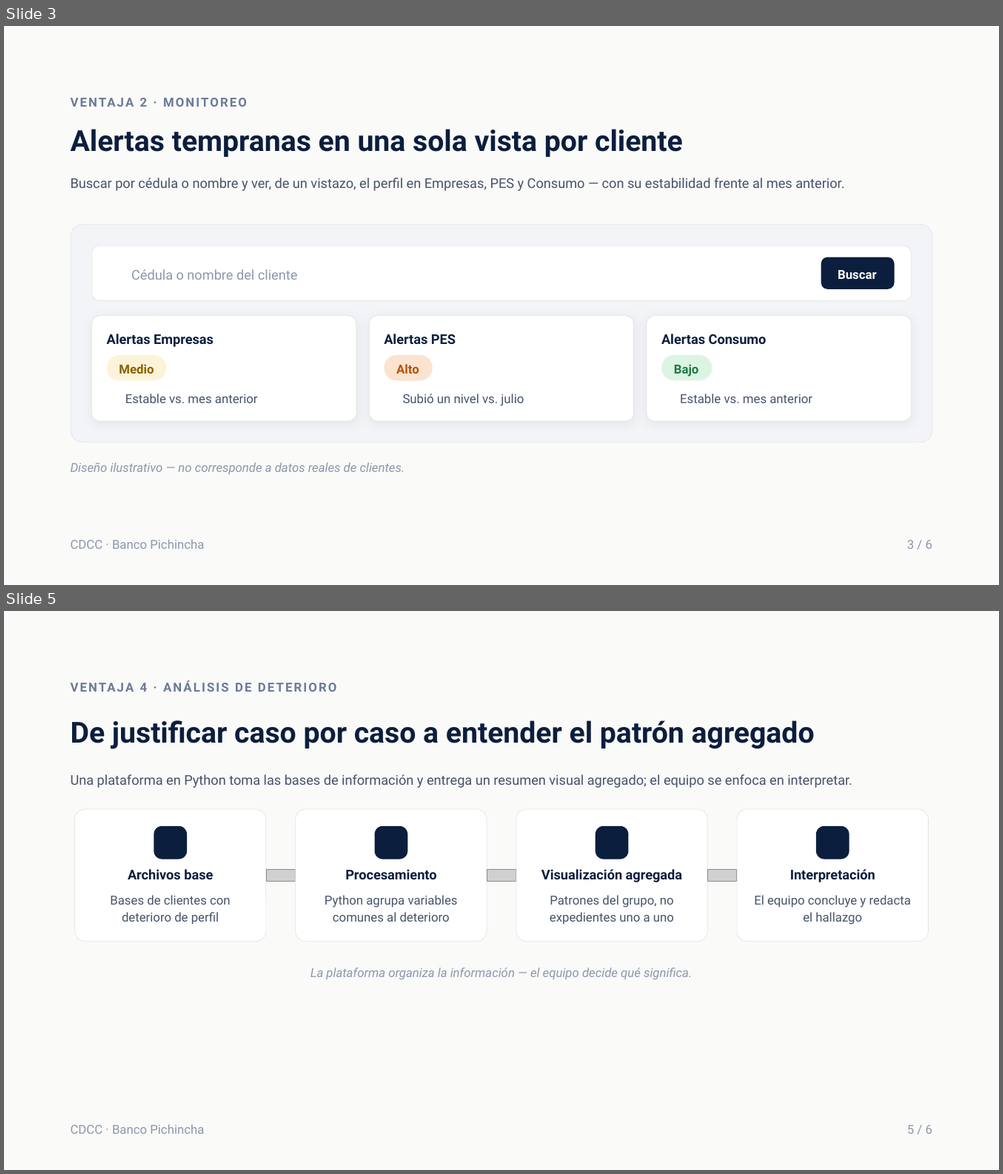
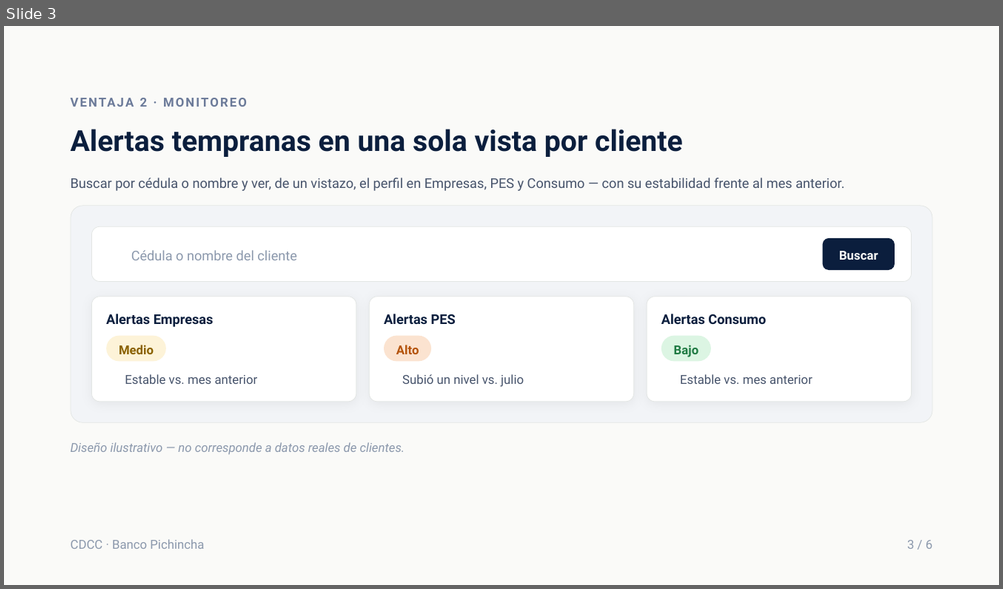
Before and after one commit to cdcarrion/cut_alrt_cons, a slide deck: IA en Nuestros Procesos — CDCC.pptx. Shown one above the other, each under a label of ours: slides 3 and 5 before the commit, slide 3 after it; the slides between them are not shown. The pictures are 1003x1174 and 1003x589 pixels, drawn with LibreOffice and Linux fonts; fonts in the diff are those of the drawing; grey boxes stand for pictures; background and template pictures are left out. Boxes give left, top, right and bottom in pixels: in the first picture for what was removed or moved away, otherwise in the second. Text is boxed around its words. In the diff, an @@ line names an element or a change of style, - is before the commit and + after.

```diff
--- a/IA en Nuestros Procesos — CDCC.pptx
+++ b/IA en Nuestros Procesos — CDCC.pptx
@@ slide 5 removed at (x1=4, y1=611, x2=999, y2=1170), background #FAFAF8 @@
@@ text removed at (x1=71, y1=683, x2=148, y2=743) @@
-VENTAJA 4 · ANÁLISIS DE DETERIORO
@@ text removed at (x1=112, y1=721, x2=814, y2=749) @@
-De justificar caso por caso a entender el patrón agregado
@@ text removed at (x1=71, y1=775, x2=852, y2=788) @@
-Una plataforma en Python toma las bases de información y entrega un resumen visual agregado; el equipo se enfoca en interpretar.
@@ rounded rectangle removed at (x1=75, y1=809, x2=266, y2=942) @@
@@ rounded rectangle removed at (x1=296, y1=809, x2=486, y2=942) @@
@@ rounded rectangle removed at (x1=516, y1=809, x2=707, y2=942) @@
@@ rounded rectangle removed at (x1=737, y1=809, x2=928, y2=942) @@
@@ rounded rectangle removed at (x1=154, y1=826, x2=187, y2=859) @@
@@ rounded rectangle removed at (x1=375, y1=826, x2=407, y2=859) @@
@@ rounded rectangle removed at (x1=595, y1=826, x2=628, y2=859) @@
@@ rounded rectangle removed at (x1=816, y1=826, x2=848, y2=859) @@
@@ text removed at (x1=128, y1=869, x2=213, y2=880) @@
-Archivos base
@@ picture removed at (x1=266, y1=870, x2=295, y2=881) @@
@@ text removed at (x1=345, y1=869, x2=436, y2=880) @@
-Procesamiento
@@ picture removed at (x1=486, y1=870, x2=516, y2=881) @@
@@ text removed at (x1=541, y1=869, x2=682, y2=883) @@
-Visualización agregada
@@ picture removed at (x1=708, y1=870, x2=737, y2=881) @@
@@ text removed at (x1=790, y1=869, x2=875, y2=883) @@
-Interpretación
@@ text removed at (x1=110, y1=895, x2=230, y2=925) @@
-Bases de clientes con deterioro de perfil
@@ text removed at (x1=324, y1=895, x2=458, y2=922) @@
-Python agrupa variables comunes al deterioro
@@ text removed at (x1=549, y1=895, x2=674, y2=925) @@
-Patrones del grupo, no expedientes uno a uno
@@ text removed at (x1=754, y1=895, x2=910, y2=925) @@
-El equipo concluye y redacta el hallazgo
@@ text removed at (x1=310, y1=968, x2=691, y2=980) @@
-La plataforma organiza la información — el equipo decide qué significa.
@@ text removed at (x1=71, y1=1125, x2=204, y2=1134) @@
-CDCC · Banco Pichincha
@@ text removed at (x1=907, y1=1125, x2=932, y2=1134) @@
-5 / 6
@@ slide 3 changed as well @@
@@ rounded rectangle at (x1=92, y1=227, x2=911, y2=282): proportions changed @@
@@ text "Cédula o nombre del cliente" moved from (x1=131, y1=269, x2=298, y2=280) to (x1=131, y1=250, x2=297, y2=261) @@
@@ 11 texts, 9 rounded rectangles moved together from (x1=71, y1=224, x2=932, y2=474) to (x1=71, y1=206, x2=932, y2=454) @@
```
Also in this commit, not shown: 4 other slides changed, 1 slide added.
